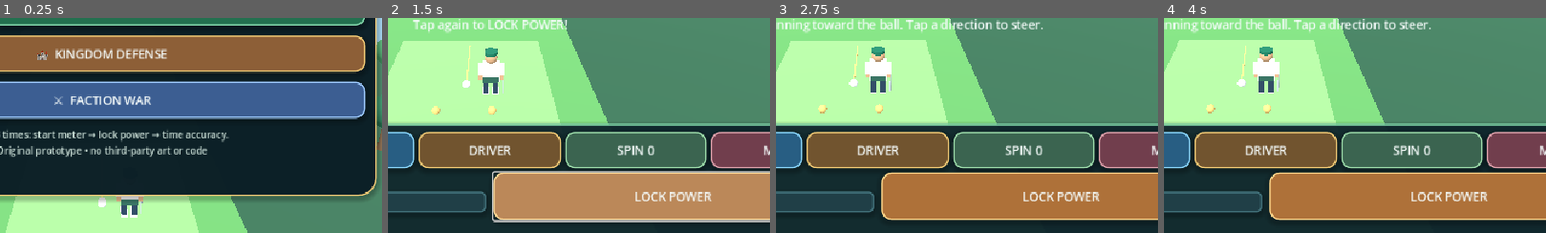
Above: before the commit, frames 1-4 (left to right).
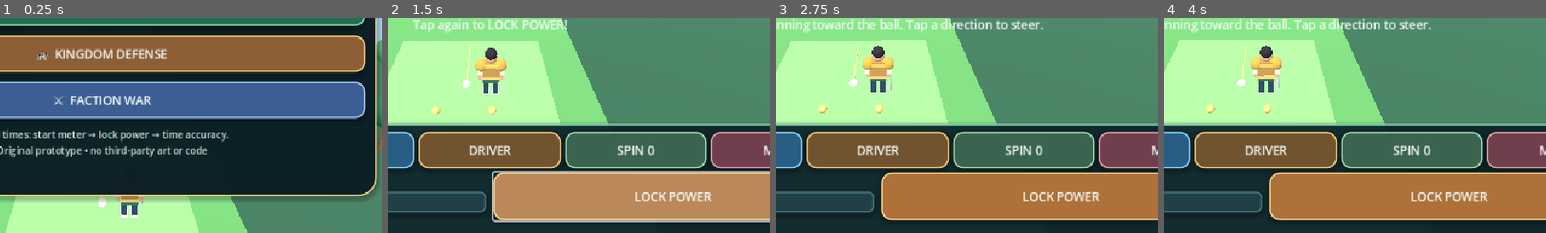
Above: after the commit, the same moments.

Repository: 168kk66-ship-it/golf-3d
Game: Godot game, scene res://main.tscn
Same seed, same stepped clock (60 frames per second), same inputs: the game is played once before the commit and once after it.
Inputs:
- Up to frame 1 (0.25 s): no input
- Up to frame 2 (1.5 s): click "⛳ WARRIOR GOLF" at 0.5 s; click "START SWING" at 1.25 s
- Up to frame 3 (2.75 s): click "GO TO BALL" at 2 s
- Up to frame 4 (4 s): click "GO TO BALL" at 2.75 s; click "◀ AIM" at 3.5 s
The pictures show only the part of the screen within x 37-87%, y 47-97%; the shares and areas given below are measured in that part.

The runs differ from the first frame. In frame 1, 0.2% of the frame differs, in the area x 31-37%, y 82-86%; in frame 2, 0.7%; in frame 3, 0.8%; in frame 4, 0.8%, in the area x 22-31%, y 12-30%.

Commit message:
Make fantasy golfer clearly visible and fix CanvasLayer UI anchoring; add boot diagnostics

Diff:
--- a/scripts/legends.gd
+++ b/scripts/legends.gd
@@ -71,12 +71,16 @@
 var meter_label: Label
 
 func _ready() -> void:
+	print("FAIRWAY_SCENE_READY")
 	rng.seed = 20261110
 	_create_environment()
 	_create_camera()
 	_create_ui()
 	_create_course("golf")
 	_open_menu()
+	if has_node("DiagnosticUI"):
+		get_node("DiagnosticUI").visible = false
+	print("FAIRWAY_SCENE_INITIALIZED")
 
 func _create_environment() -> void:
 	var env_node := WorldEnvironment.new()
@@ -202,13 +206,23 @@
 			left_leg = leg
 		else:
 			right_leg = leg
-	_box(golfer_visual, Vector3(0.94, 1.14, 0.47), Vector3(0, 1.55, 0), Color("#e2e7e5"))
+	_box(golfer_visual, Vector3(0.94, 1.14, 0.47), Vector3(0, 1.55, 0), Color("#b9894a"))
+	# Gold-plated fantasy sport armor, original geometry with Thai-fantasy accents.
+	_box(golfer_visual, Vector3(0.98, 0.18, 0.58), Vector3(0, 1.99, 0), Color("#e6bd59"))
+	_box(golfer_visual, Vector3(0.98, 0.15, 0.58), Vector3(0, 1.21, 0), Color("#e7c06a"))
+	_box(golfer_visual, Vector3(0.14, 0.77, 0.065), Vector3(0, 1.60, -0.30), Color("#f1d181"))
+	_sphere(golfer_visual, 0.35, Vector3(-0.53, 1.94, 0.0), Color("#d4a342"))
+	_sphere(golfer_visual, 0.35, Vector3(0.53, 1.94, 0.0), Color("#d4a342"))
 	_box(golfer_visual, Vector3(0.86, 0.33, 0.51), Vector3(0, 1.11, 0), Color("#2e6254"))
-	_box(golfer_visual, Vector3(0.48, 0.56, 0.035), Vector3(0, 1.68, -0.26), Color("#327c67"))
+	_box(golfer_visual, Vector3(0.48, 0.56, 0.055), Vector3(0, 1.68, -0.30), Color("#5c3236"))
+	_box(golfer_visual, Vector3(0.15, 0.35, 0.07), Vector3(0, 1.67, -0.35), Color("#e9c466"))
 	_sphere(golfer_visual, 0.34, Vector3(0, 2.43, -0.02), Color("#d7a67f"))
 	# Cap and brim; golfer faces local -Z.
-	_cylinder(golfer_visual, 0.35, 0.17, Vector3(0, 2.73, 0), Color("#1a7258"))
-	_box(golfer_visual, Vector3(0.70, 0.06, 0.31), Vector3(0, 2.70, -0.25), Color("#15533f"))
+	# Hair, headband and beard instead of the old golfer cap.
+	_sphere(golfer_visual, 0.33, Vector3(0, 2.70, 0.09), Color("#25242c"))
+	_box(golfer_visual, Vector3(0.53, 0.10, 0.41), Vector3(0, 2.68, -0.15), Color("#e9c466"))
+	_sphere(golfer_visual, 0.20, Vector3(0, 2.27, -0.22), Color("#302a2b"))
+	_box(golfer_visual, Vector3(0.24, 0.14, 0.08), Vector3(0, 2.28, -0.34), Color("#2e292c"))
 	_sphere(golfer_visual, 0.05, Vector3(-0.12, 2.46, -0.319), Color("#302922"))
 	_sphere(golfer_visual, 0.05, Vector3(0.12, 2.46, -0.319), Color("#302922"))
 	for sign in [-1.0, 1.0]:
@@ -356,9 +370,10 @@
 	var canvas := CanvasLayer.new()
 	add_child(canvas)
 	var root := Control.new()
-	root.set_anchors_preset(Control.PRESET_FULL_RECT)
+	canvas.add_child(root)
+	root.set_anchors_and_offsets_preset(Control.PRESET_FULL_RECT)
+	root.size = get_viewport().get_visible_rect().size
 	root.mouse_filter = Control.MOUSE_FILTER_IGNORE
-	canvas.add_child(root)
 
 	hud_top = PanelContainer.new()
 	hud_top.anchor_left = 0
